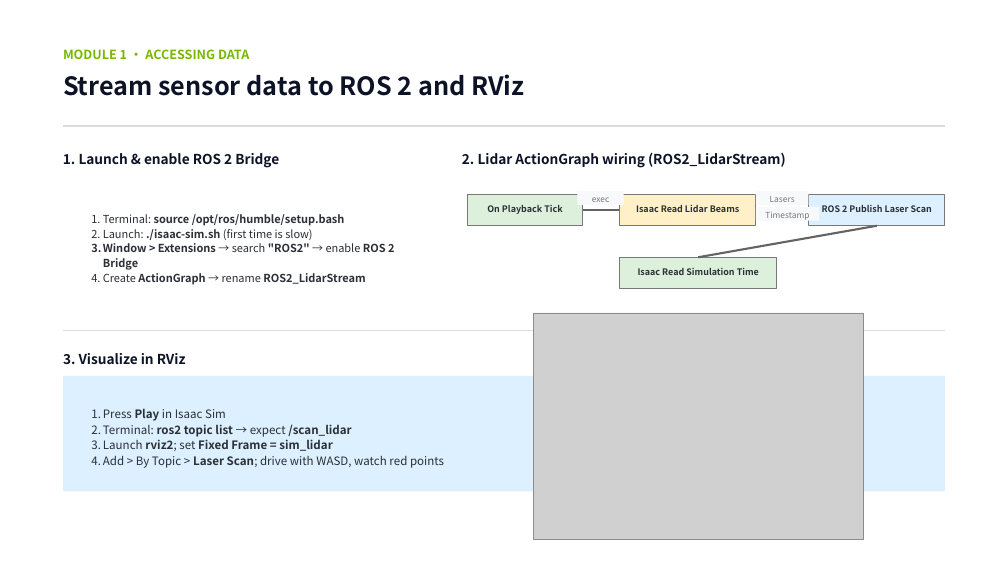
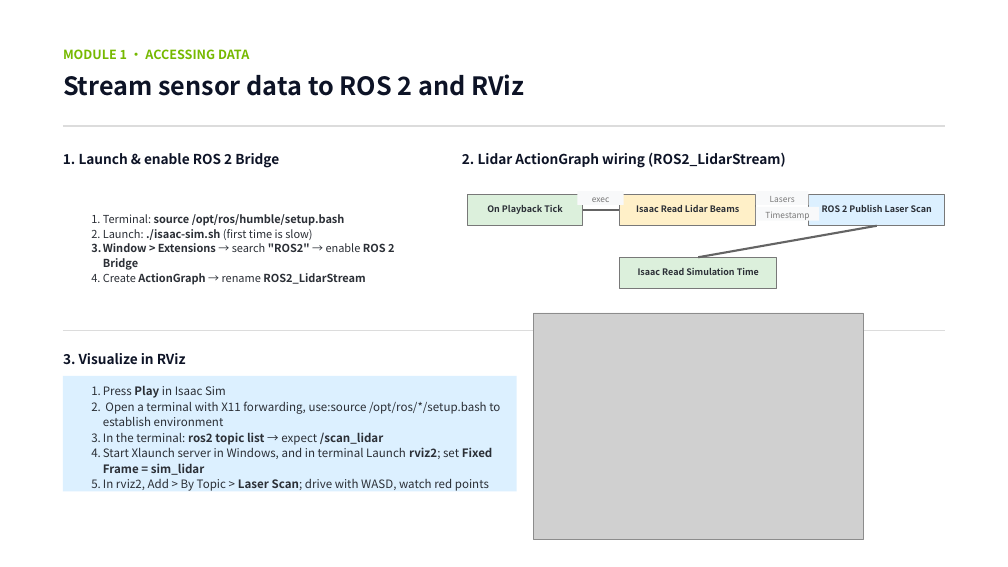
Before and after one commit to LukeLiu2000/Learnning-Notes-About-AI-Robot, a slide deck: slide 17 of Getting Started with NVIDIA Isaac Sim - Hands-On Tutorial.pptx. Drawn at 1008x567 pixels with LibreOffice and Linux fonts; fonts in the diff are those of the drawing; grey boxes stand for pictures. Boxes give left, top, right and bottom in pixels: in the first picture for what was removed or moved away, otherwise in the second. Text is boxed around its words. In the diff, an @@ line names an element or a change of style, - is before the commit and + after.

```diff
--- a/Getting Started with NVIDIA Isaac Sim - Hands-On Tutorial.pptx
+++ b/Getting Started with NVIDIA Isaac Sim - Hands-On Tutorial.pptx
@@ rounded rectangle "Press Play in Isaac Sim": place and size @@
-rounded rectangle "Press Play in Isaac Sim" at [63,376,945,492]
+rounded rectangle "Press Play in Isaac Sim" at [63,376,516,492]
@@ text in rounded rectangle at [103,401,500,491]: text changed @@
-2. Terminal: ros2 topic list → expect /scan_lidar
-3. Launch rviz2; set Fixed Frame = sim_lidar
-4. Add > By Topic > Laser Scan; drive with WASD, watch red points
+2. Open a terminal with X11 forwarding, use:source /opt/ros/*/setup.bash to
+   establish environment
+3. In the terminal: ros2 topic list → expect /scan_lidar
+4. Start Xlaunch server in Windows, and in terminal Launch rviz2; set Fixed Frame = sim_lidar
+5. In rviz2, Add > By Topic > Laser Scan; drive with WASD, watch red points
```
